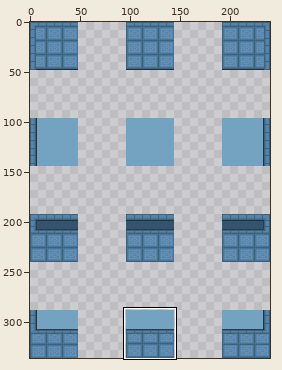
Edited in one commit: sprite sheet (Smaug4/Assets/_Game/Arts/Tilesets/tile_pedras_preciosas.png). The picture above shows the old version from afar; the outline marks the close-up.
Close-up. Before the edit:
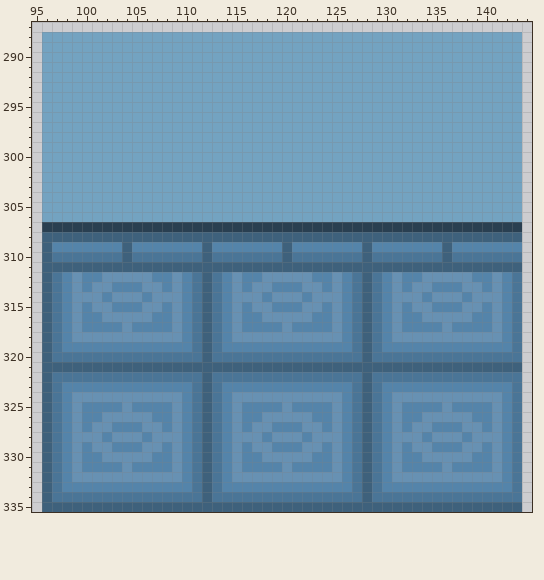
The file is 240x336 pixels. Colours within 5 levels of each other are drawn and written as one. Shown: x 95..144, y 287..335. The commit also changed other parts of the picture, which this record leaves out.
New version:
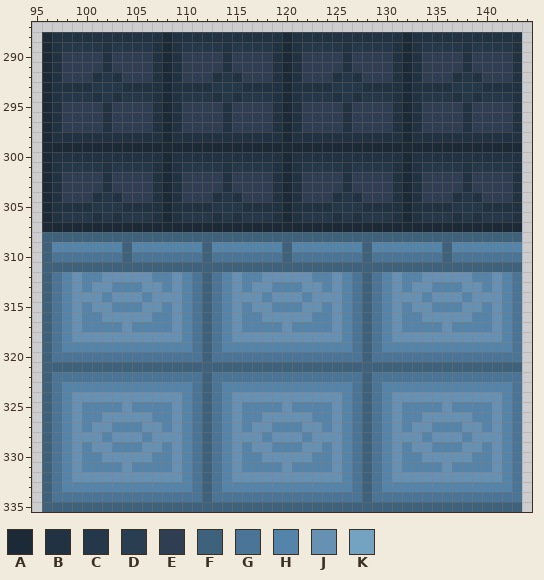
Palette (. is transparent): A #1b2a36  B #213342  C #243849  D #293f51  E #303e54  F #3e617c  G #4a7597  H #5484aa  J #6791b3  K #73a3c1
The exact change:
The author changed colour D to colour A in row 307 at x 96 to 143.
The author changed colour K to colour A in rows 288 to 298 at x 96, 108, 120 and 132; in row 299 at x 96 to 143; in rows 300 to 306 at x 96, 108, 120 and 132.
The author changed colour K to colour B in row 288 at x 97 to 107, 109 to 119, 121 to 131 and 133 to 143; in rows 289 to 291 at x 97, 102, 107, 109, 114, 119, 121, 126, 131, 133, 138 and 143; in row 292 at x 97, 101, 103, 107, 109, 113, 115, 119, 121, 125, 127, 131, 133, 137, 139 and 143; in row 293 at x 97 to 100, 104 to 107, 109 to 112, 116 to 119, 121 to 124, 128 to 131, 133 to 136 and 140 to 143; in row 294 at x 97, 101, 103, 107, 109, 113, 115, 119, 121, 125, 127, 131, 133, 137, 139 and 143; in rows 295 to 297 at x 97, 102, 107, 109, 114, 119, 121, 126, 131, 133, 138 and 143.
The author changed colour K to colour B in row 298 at x 97 to 107, 109 to 119, 121 to 131 and 133 to 143; in row 300 at x 97 to 107, 109 to 119, 121 to 131 and 133 to 143; in rows 301 to 303 at x 97, 102, 107, 109, 114, 119, 121, 126, 131, 133, 138 and 143; in row 304 at x 97, 101, 103, 107, 109, 113, 115, 119, 121, 125, 127, 131, 133, 137, 139 and 143; in row 305 at x 97 to 100, 104 to 107, 109 to 112, 116 to 119, 121 to 124, 128 to 131, 133 to 136 and 140 to 143; in row 306 at x 97, 101, 103, 107, 109, 113, 115, 119, 121, 125, 127, 131, 133, 137, 139 and 143.
The author changed colour K to colour C in row 289 at x 98 to 101, 103 to 106, 110 to 113, 115 to 118, 122 to 125, 127 to 130, 134 to 137 and 139 to 142; in row 292 at x 102, 114, 126 and 138; in row 293 at x 101 to 103, 113 to 115, 125 to 127 and 137 to 139; in row 294 at x 98 to 100, 102, 104 to 106, 110 to 112, 114, 116 to 118, 122 to 124, 126, 128 to 130, 134 to 136, 138 and 140 to 142; in row 301 at x 98 to 101, 103 to 106, 110 to 113, 115 to 118, 122 to 125, 127 to 130, 134 to 137 and 139 to 142; in row 304 at x 102, 114, 126 and 138.
The author changed colour K to colour C in row 305 at x 101 to 103, 113 to 115, 125 to 127 and 137 to 139; in row 306 at x 98 to 100, 102, 104 to 106, 110 to 112, 114, 116 to 118, 122 to 124, 126, 128 to 130, 134 to 136, 138 and 140 to 142.
The author changed colour K to colour E in rows 290 to 291 at x 98 to 101, 103 to 106, 110 to 113, 115 to 118, 122 to 125, 127 to 130, 134 to 137 and 139 to 142; in row 292 at x 98 to 100, 104 to 106, 110 to 112, 116 to 118, 122 to 124, 128 to 130, 134 to 136 and 140 to 142; in rows 295 to 297 at x 98 to 101, 103 to 106, 110 to 113, 115 to 118, 122 to 125, 127 to 130, 134 to 137 and 139 to 142; in rows 302 to 303 at x 98 to 101, 103 to 106, 110 to 113, 115 to 118, 122 to 125, 127 to 130, 134 to 137 and 139 to 142; in row 304 at x 98 to 100, 104 to 106, 110 to 112, 116 to 118, 122 to 124, 128 to 130, 134 to 136 and 140 to 142.
Boxes around the changes in both close-ups, in picture pixels (x1, y1, x2, y2):
changed: (42, 32, 522, 232)
